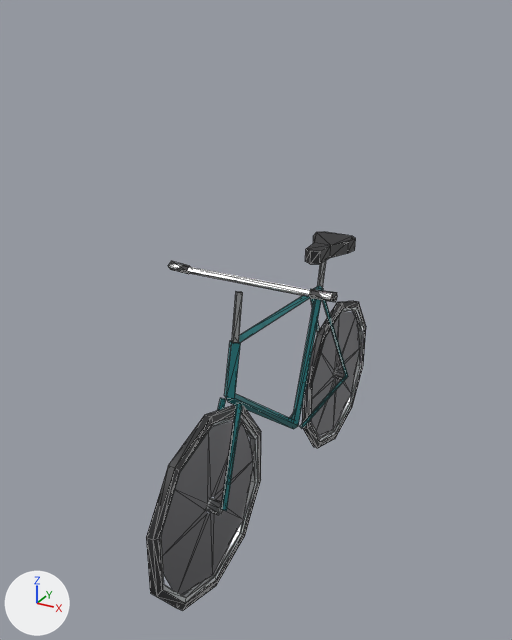
Two versions of the glTF model models/real/vehicles_v2/bicycle_lod1.glb, one commit apart.
Before and after are seen from a 50 mm camera at (0.0521, -0.1058, 0.0915) aimed at (-0.0038, -0.0041, 0.0407). Arrows for +X, +Y and +Z are at lower left; the lights stay in place. The older version comes first. Mesh edges are drawn as thin lines. Vertices at exactly the same position are counted once.

The older version as bpy lines, for what is in view:
```python
me_bicycle_lod1 = bpy.data.meshes.new('bicycle_lod1')
me_bicycle_lod1.from_pydata(...)  # 366 vertices, 488 faces; spans x -0.0151..0.0151, y -0.0427..0.0422, z 0.0..0.0527
# faces by material slot: [80, 200, 176, 32]
me_bicycle_lod1.materials.append(mat_lod_paint_teal)  # cyan #278186
me_bicycle_lod1.materials.append(mat_lod_metal_galv)  # light grey #c4c7c8
me_bicycle_lod1.materials.append(mat_lod_leather_black)  # black #272729
me_bicycle_lod1.materials.append(mat_lod_rim_barrel)  # grey #6f6f73
ob_bicycle_lod1 = bpy.data.objects.new('bicycle_lod1', me_bicycle_lod1)
ob_bicycle_lod1.location = (0.0, 0.0, 0.0)
```
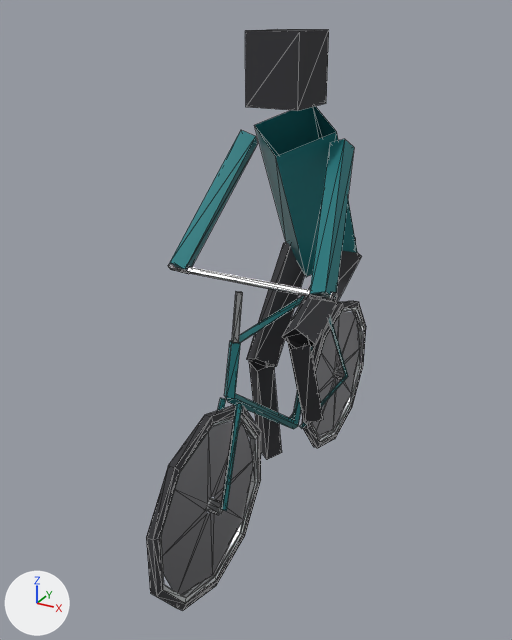
Location of each change, [x1, y1, x2, y2] in pixels of the pictures (512 x 640 px):
'bicycle_lod1', reshaped (53% taller): before [146, 232, 366, 611]; after [146, 29, 366, 611]
part 1 of me_bicycle_lod1, added (cyan): after [170, 130, 258, 269]
part 2 of me_bicycle_lod1, added (cyan): after [310, 139, 354, 298]
part 3 of me_bicycle_lod1, added: after [245, 29, 329, 111]
part 4 of me_bicycle_lod1, added: after [246, 106, 361, 459]
part 5 of me_bicycle_lod1, edited (looks the same): [146, 238, 366, 611] in both

Patch to the scene script:
```diff
--- a/models/real/vehicles_v2/bicycle_lod1.glb.py
+++ b/models/real/vehicles_v2/bicycle_lod1.glb.py
@@ mat_lod_int_dark @@
+mat_lod_int_dark = principled_material('LOD_int_dark')
+mat_lod_int_dark.base_color = (0.035, 0.035, 0.04)  # dark grey #353538
+mat_lod_int_dark.roughness = 0.92
@@ me_bicycle_lod1 @@
 # used by ob_bicycle_lod1; location = (0.0, 0.0, 0.0)
-me_bicycle_lod1.from_pydata(...)  # 366 vertices, 488 faces; spans x -0.0151..0.0151, y -0.0427..0.0422, z 0.0..0.0527
+me_bicycle_lod1.from_pydata(...)  # 430 vertices, 556 faces; spans x -0.0151..0.0151, y -0.0427..0.0422, z 0.0..0.0885
+# me_bicycle_lod1 part 1: the loose piece of 8 vertices spanning x -0.0007..0.0007, y -0.0186..-0.0159, z 0.0429..0.0511 is copied, and the copy is multiplied about its middle by the matrix ((2.743, -1.523, -0.277), (-1.446, -2.319, -1.566), (0.553, 1.492, -2.719)), then moved by (-0.0108, 0.0112, 0.0148), in mat_lod_paint_teal (cyan #278186); it spans x -0.0147..-0.0068, y -0.0153..0.0033, z 0.0508..0.0727
+# me_bicycle_lod1 part 2: the loose piece of 8 vertices spanning x -0.0007..0.0007, y -0.0186..-0.0159, z 0.0429..0.0511 is copied, and the copy is multiplied about its middle by the matrix ((2.743, 1.523, 0.277), (1.446, -2.319, -1.566), (-0.553, 1.492, -2.719)), then moved by (0.0108, 0.0112, 0.0148), in mat_lod_paint_teal (cyan #278186); it spans x 0.0068..0.0147, y -0.0153..0.0033, z 0.0508..0.0727
+# me_bicycle_lod1 part 3: a new loose piece, a box spanning x -0.0045..0.0045, y -0.0063..0.0042, z 0.0775..0.0885, in mat_lod_int_dark (dark grey #353538)
+# me_bicycle_lod1 part 4
+# 40 vertices are added at x -0.0082..0.0082, y -0.0073..0.0216, z 0.0065..0.077
+# 8 new faces join them, mat_lod_paint_teal (cyan #278186)
+# 32 new faces join them, mat_lod_int_dark (dark grey #353538)
+# me_bicycle_lod1 part 5: 176 faces spanning x -0.0151..0.0151, y -0.0427..0.0422, z 0.0..0.0527 switch from mat_lod_leather_black (black #272729) to mat_lod_int_dark (dark grey #353538)
 me_bicycle_lod1.materials.append(mat_lod_paint_teal)
```
